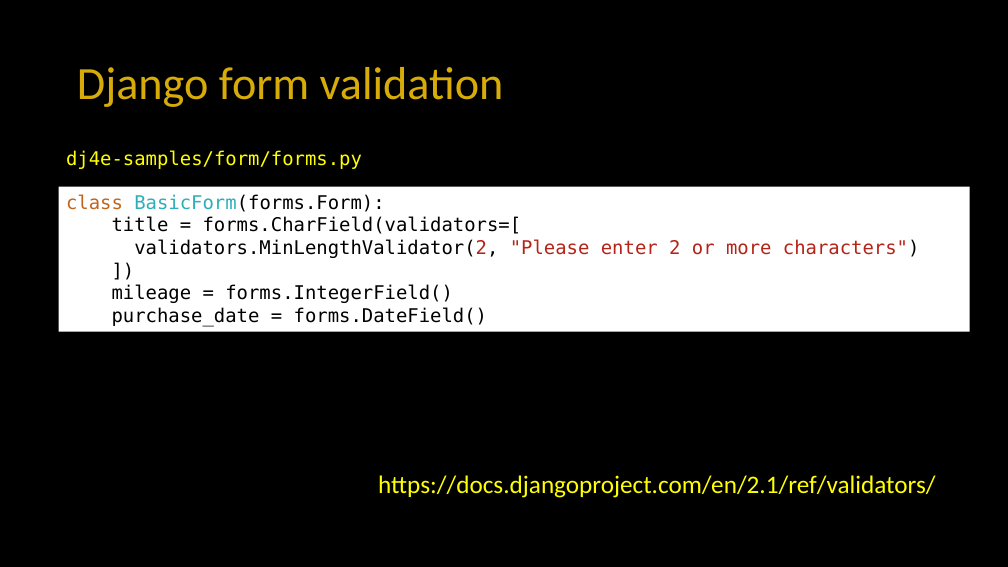
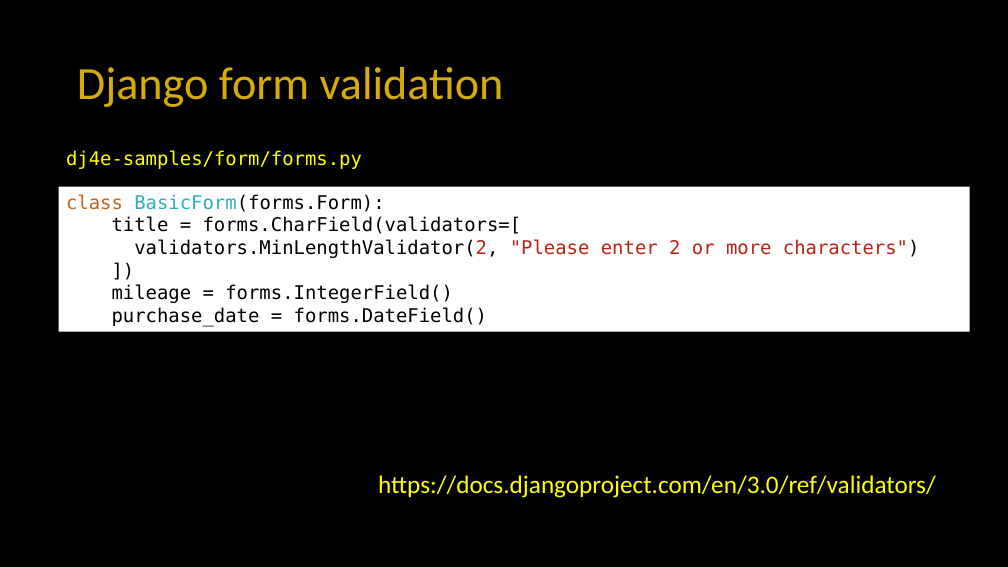
Before and after one commit to csev/dj4e, a slide deck: slide 18 of lectures/DJ-11-Forms-Django.pptx. Drawn at 1008x567 pixels with LibreOffice and Linux fonts; fonts in the diff are those of the drawing. Boxes give left, top, right and bottom in pixels: in the first picture for what was removed or moved away, otherwise in the second. Text is boxed around its words. In the diff, an @@ line names an element or a change of style, - is before the commit and + after.

```diff
--- a/lectures/DJ-11-Forms-Django.pptx
+++ b/lectures/DJ-11-Forms-Django.pptx
@@ text at box(378, 475, 936, 498): text changed @@
-https://docs.djangoproject.com/en/2.1/ref/validators/
+https://docs.djangoproject.com/en/3.0/ref/validators/
```
Also in this commit, not shown: 2 other files.
